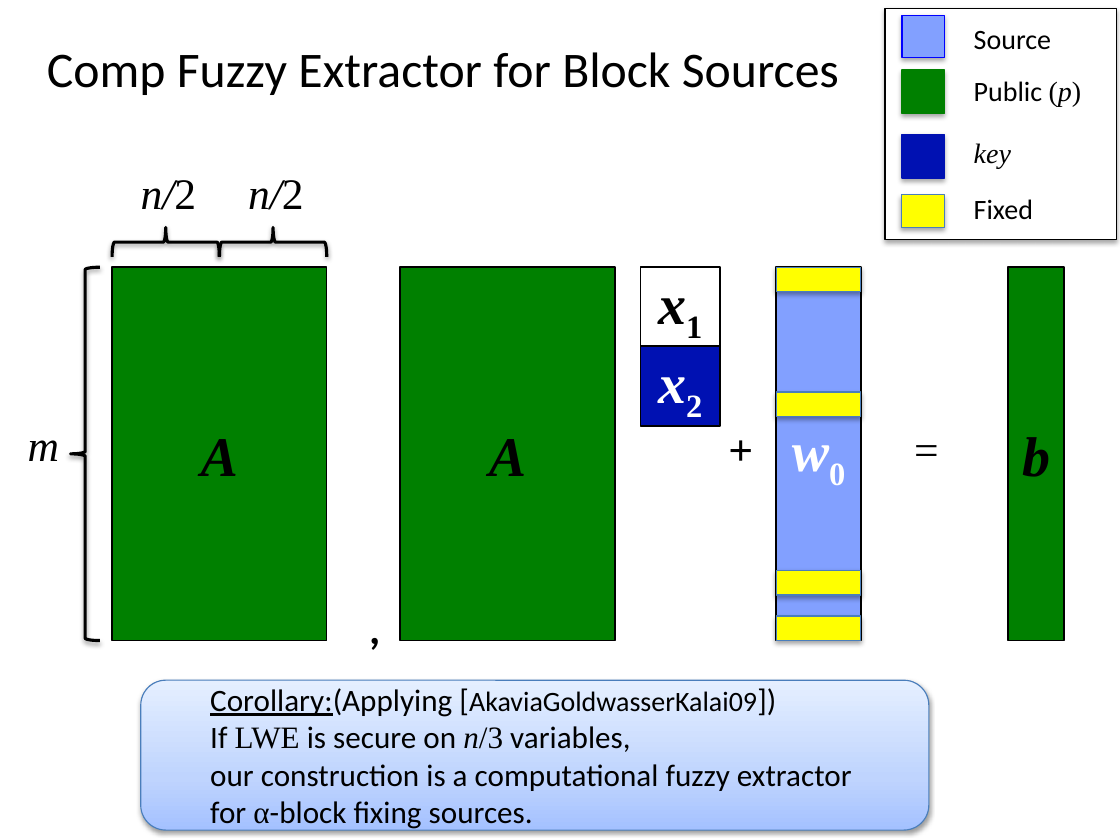
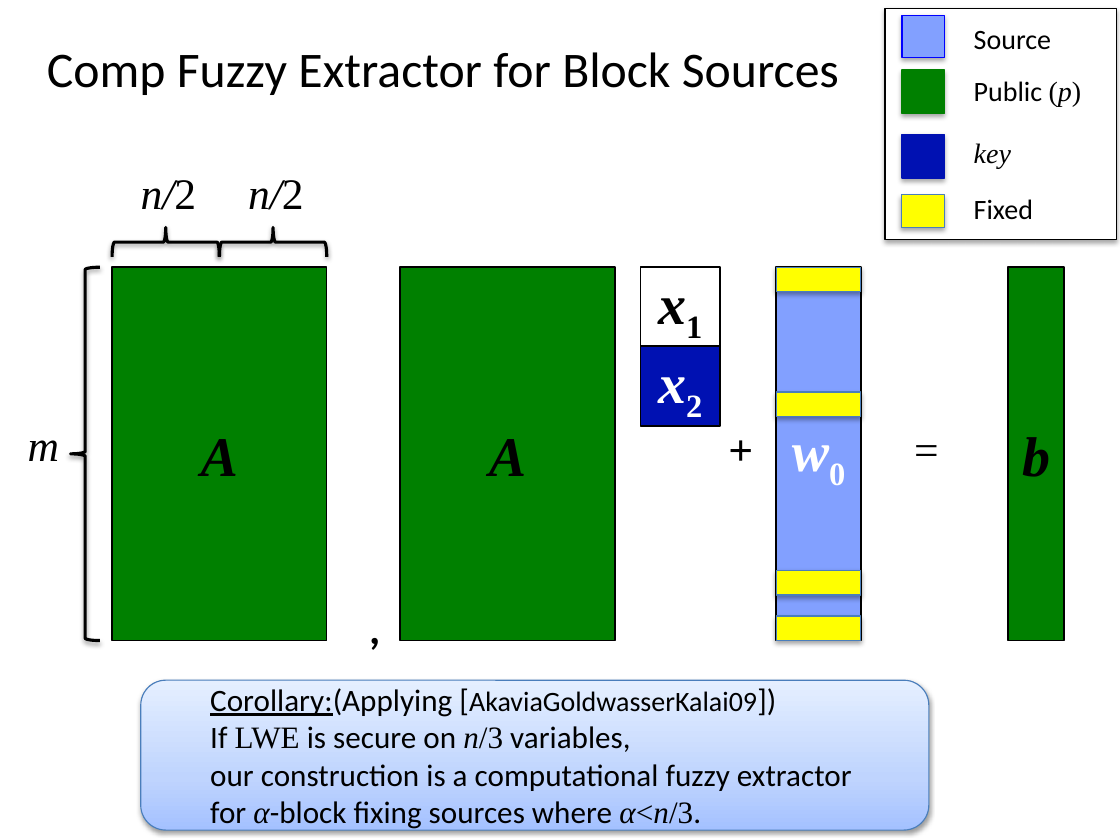
Before and after one commit to xianruimeng/comp-fuzzy-ext, a slide deck: slide 41 of ComputationalFuzzyExtractors.pptx. Drawn at 1120x840 pixels with LibreOffice and Linux fonts; fonts in the diff are those of the drawing. Boxes give left, top, right and bottom in pixels: in the first picture for what was removed or moved away, otherwise in the second. Text is boxed around its words. In the diff, an @@ line names an element or a change of style, - is before the commit and + after.

```diff
--- a/ComputationalFuzzyExtractors.pptx
+++ b/ComputationalFuzzyExtractors.pptx
@@ text in rounded rectangle at [210,801,701,831]: text changed @@
-for α-block fixing sources.
+for α-block fixing sources where α<n/3.
```
Also in this commit, not shown: 9 other slides changed, 1 other file.
